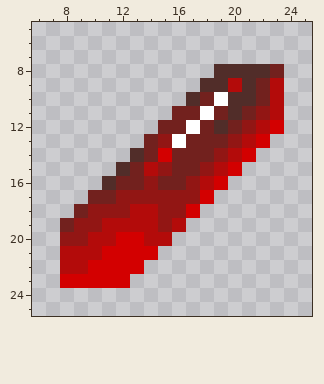
Two states of a pixel-art sprite, assets/items/texture/gem.fire.png. Above is the file before it was changed.
The file is 32x32 pixels. Shown: x 6..25, y 5..25.
Now the later version:
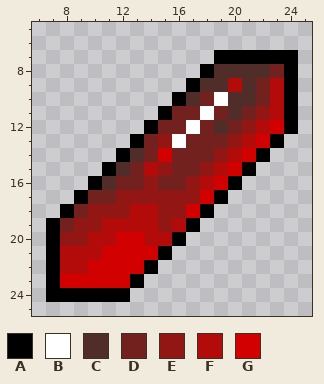
Palette (. is transparent): A #000000  B #ffffff  C #512d29  D #72211e  E #921614  F #b30b0a  G #d30000
Log entry: nicer gems
What changed:
@@ x 6..25 @@
  6 ....................
- 7 ....................
- 8 .............CCCCD..
- 9 ............CCFCDF..
-10 ...........CDBCCDF..
-11 ..........DDBDCDEF..
-12 .........DDBDCDEFG..
-13 ........DEBDDDEFG...
-14 .......CDGDDDEFG....
-15 ......CDFEDDEFG.....
-16 .....CDDEDDEFG......
-17 ....DDEEEEEEG.......
-18 ...DEEEFFEEG........
-19 ..DEEFFFFEF.........
-20 ..EEFFGGFF..........
-21 ..FFFGGGG...........
-22 ..FFGGGG............
-23 ..GGGGG.............
-24 ....................
+ 7 .............AAAAAA.
+ 8 ............ACCCCDA.
+ 9 ...........ACCFCDFA.
+10 ..........ACDBCCDFA.
+11 .........ADDBDCDEFA.
+12 ........ADDBDCDEFGA.
+13 .......ADEBDDDEFGA..
+14 ......ACDGDDDEFGA...
+15 .....ACDFEDDEFGA....
+16 ....ACDDEDDEFGA.....
+17 ...ADDEEEEEEGA......
+18 ..ADEEEFFEEGA.......
+19 .ADEEFFFFEFA........
+20 .AEEFFGGFFA.........
+21 .AFFFGGGGA..........
+22 .AFFGGGGA...........
+23 .AGGGGGA............
+24 .AAAAAA.............
 25 ....................
Boxes around the changes in both pictures, in picture pixels (x1, y1, x2, y2):
added: (46, 50, 298, 302)
